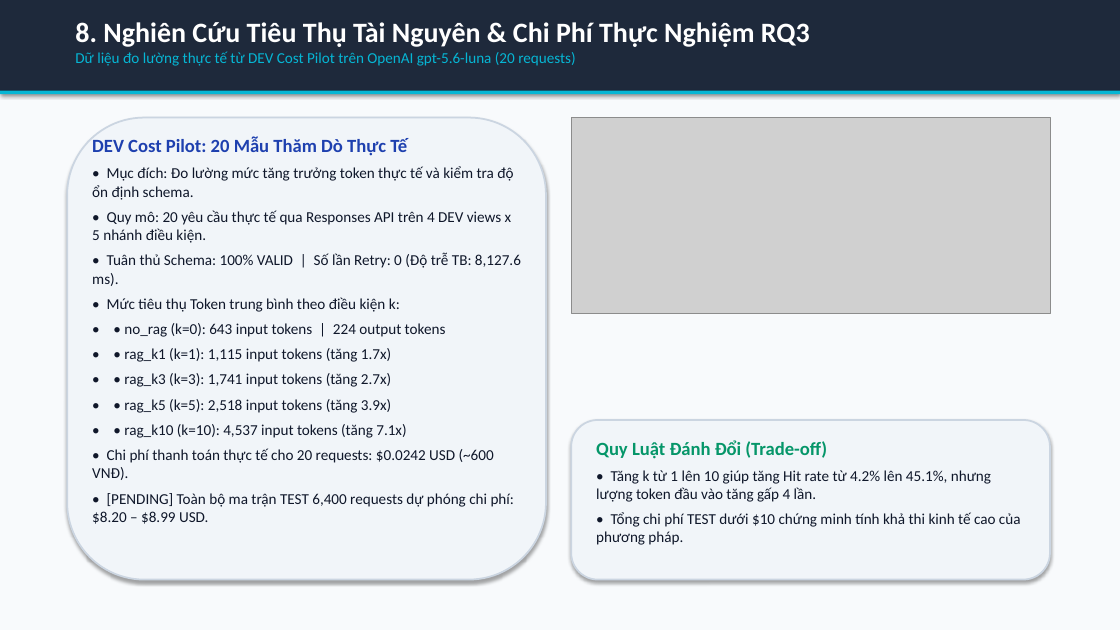
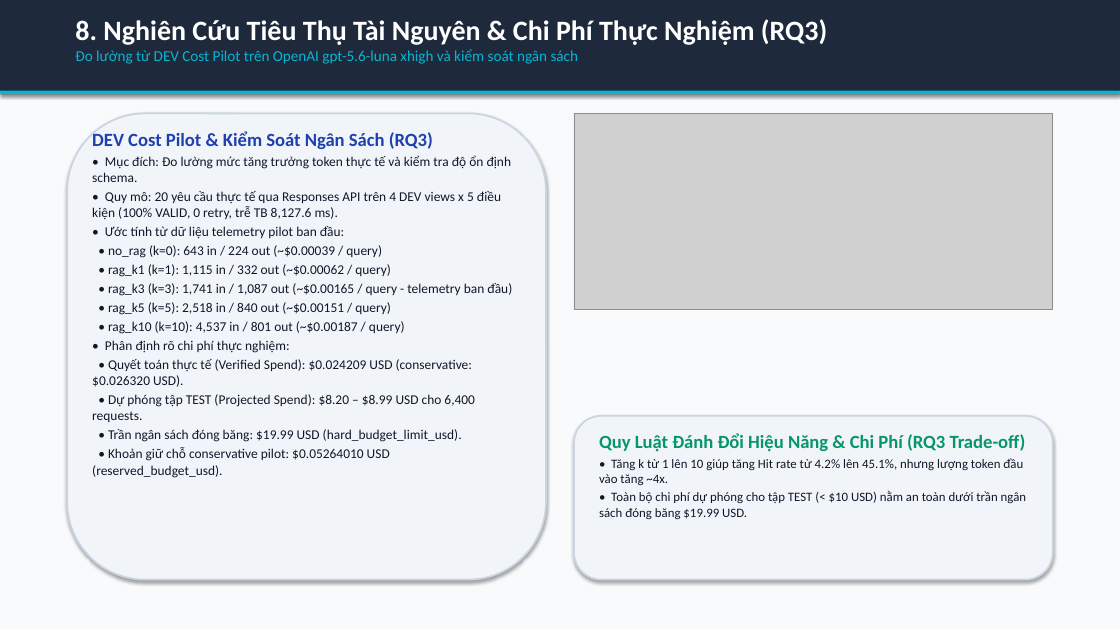
Before and after one commit to habachcp6/RAG2ATTCK, a slide deck: slide 9 of docs/presentation/slides.pptx. Drawn at 1120x630 pixels with LibreOffice and Linux fonts; fonts in the diff are those of the drawing; grey boxes stand for pictures. Boxes give left, top, right and bottom in pixels: in the first picture for what was removed or moved away, otherwise in the second. Text is boxed around its words. In the diff, an @@ line names an element or a change of style, - is before the commit and + after.

```diff
--- a/docs/presentation/slides.pptx
+++ b/docs/presentation/slides.pptx
@@ text at (75,19,827,64): text changed @@
-8. Nghiên Cứu Tiêu Thụ Tài Nguyên & Chi Phí Thực Nghiệm RQ3
-Dữ liệu đo lường thực tế từ DEV Cost Pilot trên OpenAI gpt-5.6-luna (20 requests)
+8. Nghiên Cứu Tiêu Thụ Tài Nguyên & Chi Phí Thực Nghiệm (RQ3)
+Đo lường từ DEV Cost Pilot trên OpenAI gpt-5.6-luna xhigh và kiểm soát ngân sách
@@ rounded rectangle: place and size @@
-rounded rectangle at (67,118,546,580)
+rounded rectangle at (67,113,546,580)
@@ picture: place and size @@
-picture at (571,118,1050,313)
+picture at (574,113,1053,309)
@@ text at (92,131,433,149): text changed @@
-DEV Cost Pilot: 20 Mẫu Thăm Dò Thực Tế
+DEV Cost Pilot & Kiểm Soát Ngân Sách (RQ3)
@@ text at (92,155,512,182): size 13 to 11.5 pt in "• Mục đích: Đo lường mức tăng ..."; less space between paragraphs @@
@@ text at (92,191,512,478): text changed; size 13 to 11.5 pt @@
-• Quy mô: 20 yêu cầu thực tế qua Responses API trên 4 DEV views x 5 nhánh điều kiện.
-• Tuân thủ Schema: 100% VALID | Số lần Retry: 0 (Độ trễ TB: 8,127.6 ms).
-• Mức tiêu thụ Token trung bình theo điều kiện k:
-• • no_rag (k=0): 643 input tokens | 224 output tokens
-• • rag_k1 (k=1): 1,115 input tokens (tăng 1.7x)
-• • rag_k3 (k=3): 1,741 input tokens (tăng 2.7x)
-• • rag_k5 (k=5): 2,518 input tokens (tăng 3.9x)
-• • rag_k10 (k=10): 4,537 input tokens (tăng 7.1x)
-• Chi phí thanh toán thực tế cho 20 requests: $0.0242 USD (~600 VNĐ).
-• [PENDING] Toàn bộ ma trận TEST 6,400 requests dự phóng chi phí: $8.20 – $8.99 USD.
+• Quy mô: 20 yêu cầu thực tế qua Responses API trên 4 DEV views x 5 điều kiện (100% VALID, 0 retry, trễ TB 8,127.6 ms).
+• Ước tính từ dữ liệu telemetry pilot ban đầu:
+• no_rag (k=0): 643 in / 224 out (~$0.00039 / query)
+• rag_k1 (k=1): 1,115 in / 332 out (~$0.00062 / query)
+• rag_k3 (k=3): 1,741 in / 1,087 out (~$0.00165 / query - telemetry ban đầu)
+• rag_k5 (k=5): 2,518 in / 840 out (~$0.00151 / query)
+• rag_k10 (k=10): 4,537 in / 801 out (~$0.00187 / query)
+• Phân định rõ chi phí thực nghiệm:
+• Quyết toán thực tế (Verified Spend): $0.024209 USD (conservative: $0.026320 USD).
+• Dự phóng tập TEST (Projected Spend): $8.20 – $8.99 USD cho 6,400 requests.
+• Trần ngân sách đóng băng: $19.99 USD (hard_budget_limit_usd).
+• Khoản giữ chỗ conservative pilot: $0.05264010 USD (reserved_budget_usd).
@@ rounded rectangle: place and size @@
-rounded rectangle at (571,420,1050,580)
+rounded rectangle at (574,416,1053,580)
@@ text at (599,433,1026,519): text changed; size 13 to 11 pt @@
-Quy Luật Đánh Đổi (Trade-off)
-• Tăng k từ 1 lên 10 giúp tăng Hit rate từ 4.2% lên 45.1%, nhưng lượng token đầu vào tăng gấp 4 lần.
-• Tổng chi phí TEST dưới $10 chứng minh tính khả thi kinh tế cao của phương pháp.
+Quy Luật Đánh Đổi Hiệu Năng & Chi Phí (RQ3 Trade-off)
+• Tăng k từ 1 lên 10 giúp tăng Hit rate từ 4.2% lên 45.1%, nhưng lượng token đầu vào tăng ~4x.
+• Toàn bộ chi phí dự phóng cho tập TEST (< $10 USD) nằm an toàn dưới trần ngân sách đóng băng $19.99 USD.
```
Also in this commit, not shown: 11 other slides changed, 7 other files.
